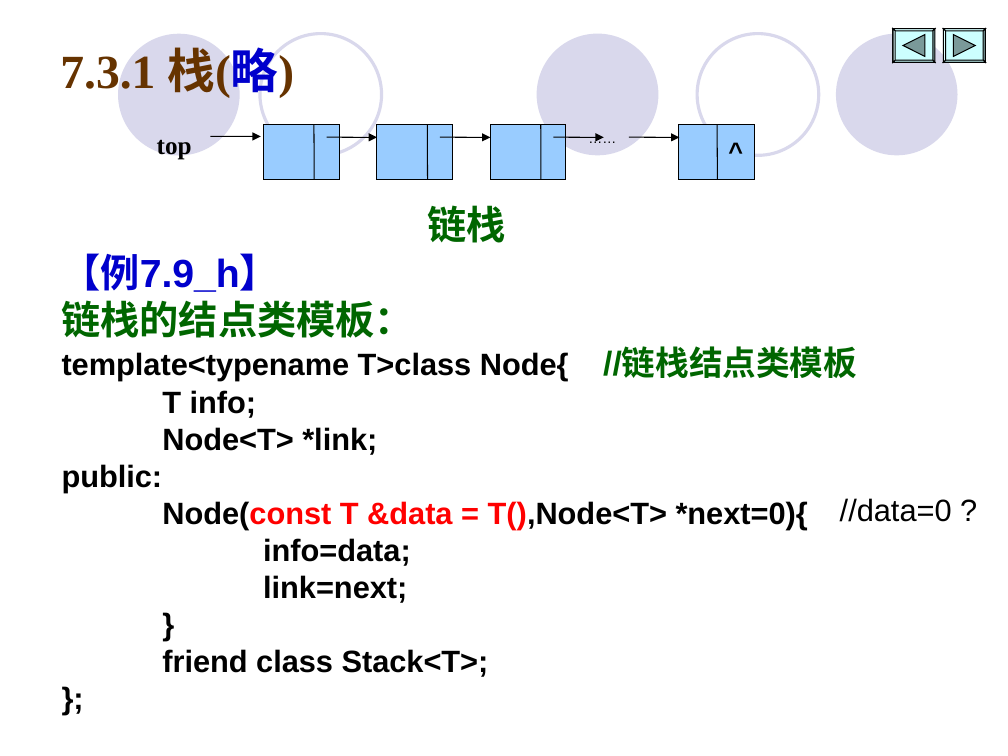
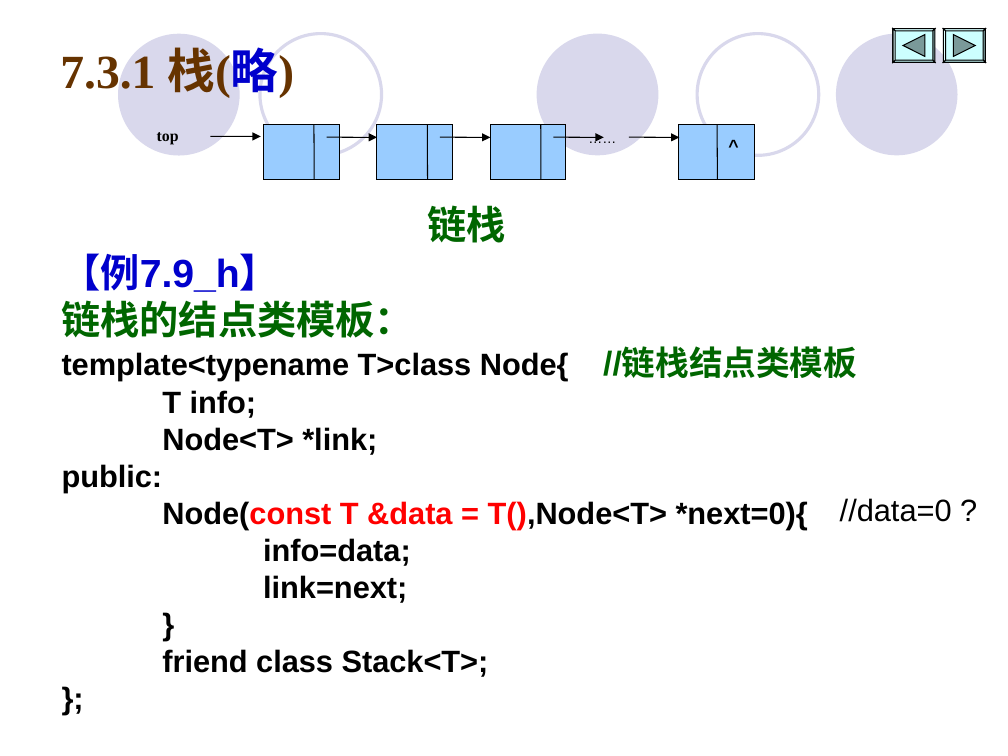
Before and after one commit to Changhe160/Changhe160.github.io, a slide deck: slide 48 of teachingRes/Cplusplus/unit07动态内存分配与数据结构.ppt. Drawn at 1008x756 pixels with LibreOffice and Linux fonts; fonts in the diff are those of the drawing. Boxes give left, top, right and bottom in pixels: in the first picture for what was removed or moved away, otherwise in the second. Text is boxed around its words. In the diff, an @@ line names an element or a change of style, - is before the commit and + after.

```diff
--- a/teachingRes/Cplusplus/unit07动态内存分配与数据结构.ppt
+++ b/teachingRes/Cplusplus/unit07动态内存分配与数据结构.ppt
@@ text "top" at box(157, 132, 179, 145): size 18 to 11.2 pt; line spacing 1 to 0.8 @@
@@ text "^" at box(719, 130, 750, 167): size 18 to 12.6 pt @@
```
Also in this commit, not shown: 5 other slides changed, 1 other file.
